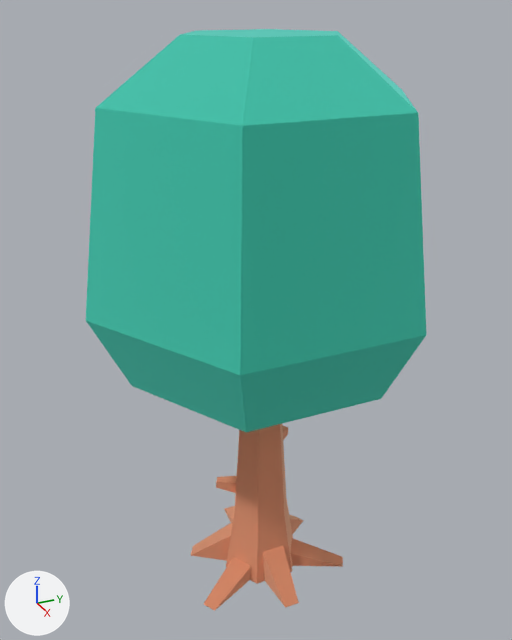
Before and after pictures for a commit that changed the glTF model apps/client/public/env/kenney-nature-kit/tree_oak.glb.
Rendered twice from a camera (50 mm lens) standing at (1.261, -0.58, 1.237) and looking at (-0.019, -0.004, 0.597). The lights are fixed; the arrows at lower left show +X, +Y and +Z. The picture after the commit comes second.

The first picture shows 'tree_oak'.
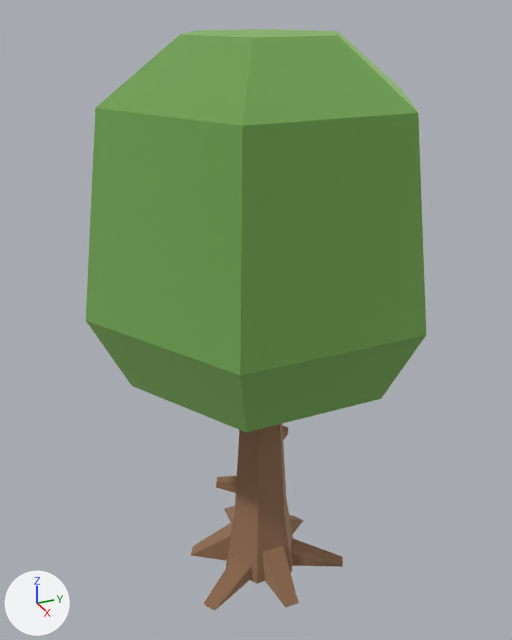
Where the newer file only moved an object's origin or applied its transform, the numbers keep the older frame.

The change, as a list of edits to the scene's bpy script:
```text
Change mat_leafsgreen:
    mat_leafsgreen.base_color: (0.161, 0.788, 0.671) -> (0.373, 0.62, 0.235)  # cyan #70e6d6 -> green #a4ce85
Change mat_woodbark:
    mat_woodbark.base_color: (0.886, 0.514, 0.341) -> (0.541, 0.357, 0.235)  # beige #f2be9e -> beige #c2a185
```

Location of each change, (x1, y1, x2, y2) in pixels of the pictures (512 x 640 px):
'tree_oak', recoloured (cyan to green)
    both: (86, 29, 426, 611)
